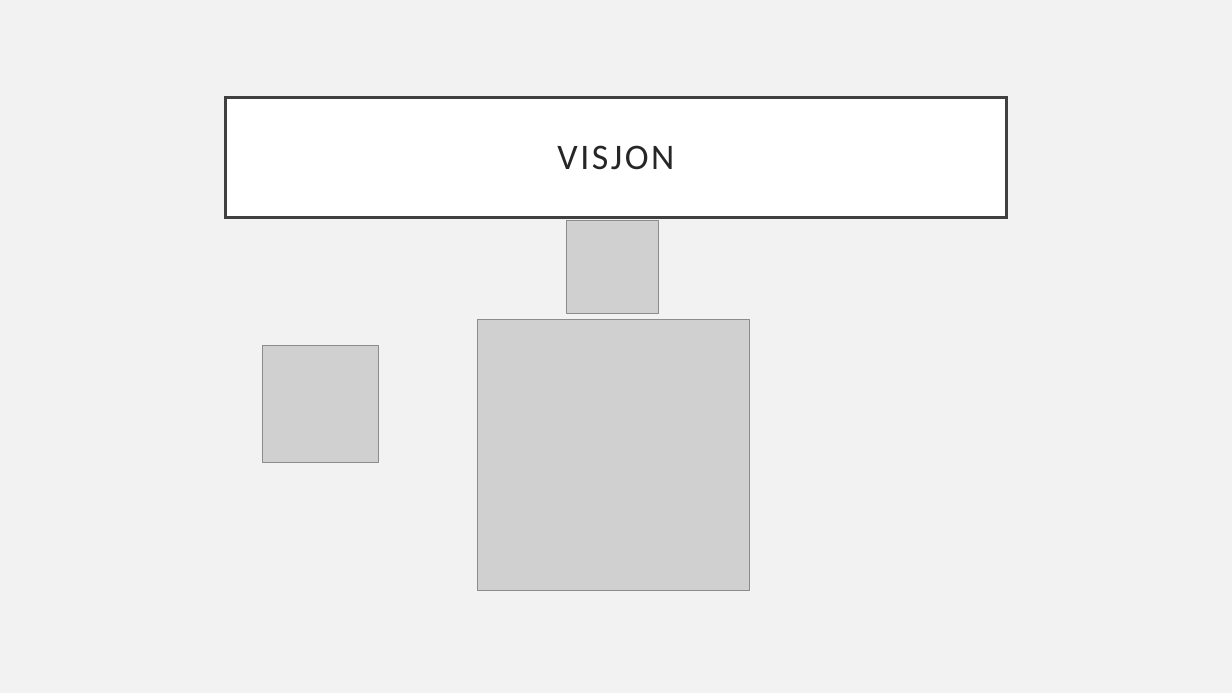
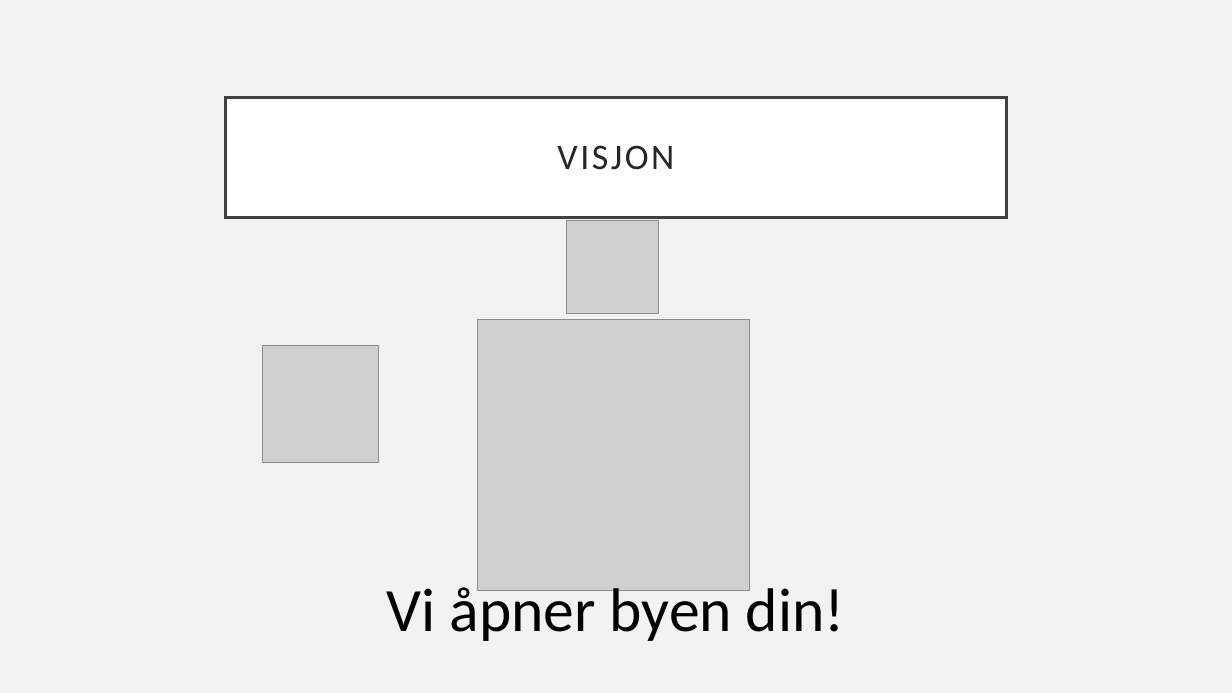
Before and after one commit to knowit/fant, a slide deck: slide 4 of doc/konsept/Fant-.pptx. Drawn at 1232x693 pixels with LibreOffice and Linux fonts; fonts in the diff are those of the drawing; grey boxes stand for pictures. Boxes give left, top, right and bottom in pixels: in the first picture for what was removed or moved away, otherwise in the second. Text is boxed around its words. In the diff, an @@ line names an element or a change of style, - is before the commit and + after.

```diff
--- a/doc/konsept/Fant-.pptx
+++ b/doc/konsept/Fant-.pptx
@@ text added at (387,580,845,641), 48 pt, text #000000 @@
+Vi åpner byen din!
```
Also in this commit, not shown: 5 other slides changed, 3 slides added.
